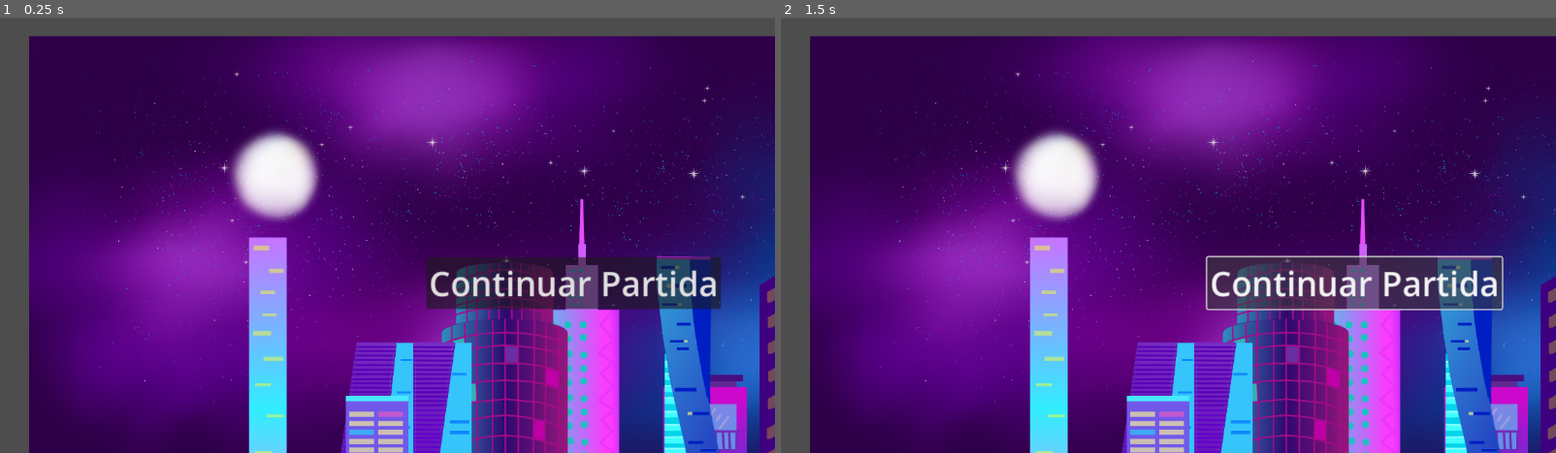
Above: before the commit, frames 1-2 (left to right).
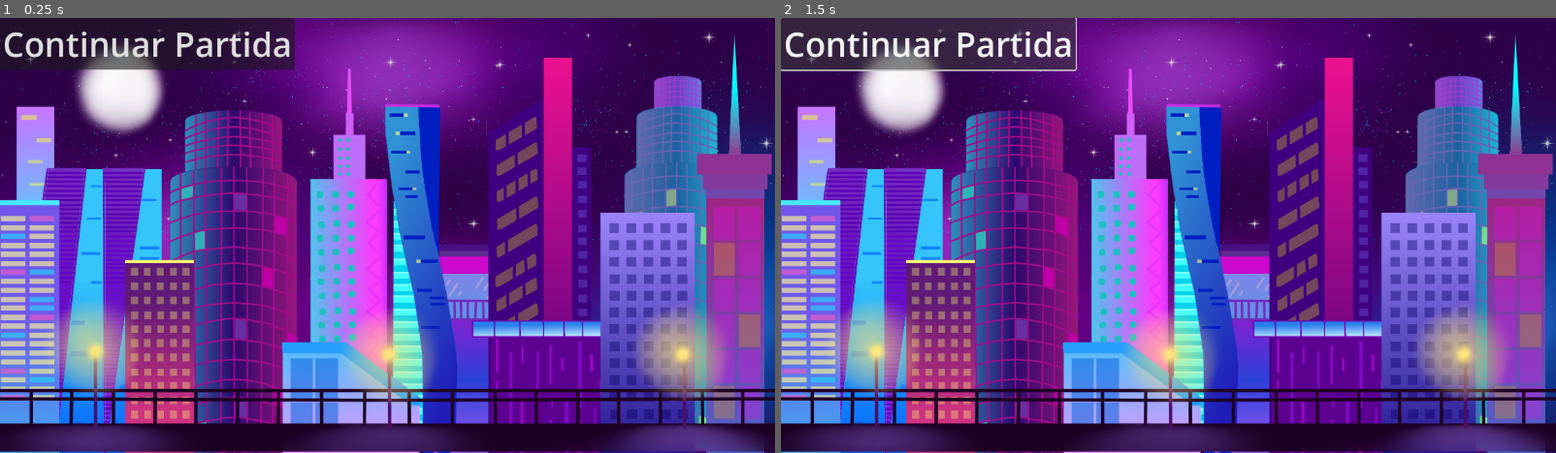
Above: after the commit, the same moments.

Repository: Florencia-Figueroa/Demo_MenuGame
Game: Godot game, scene res://Escenas Juegos/EscenaEscenario/camera_2d.tscn
The game is run twice, just before and just after one commit, with the same random seed, the same clock (stepped at 60 frames per second) and the same inputs. The project has no main scene, so this scene is started directly.
Inputs:
- Up to frame 1 (0.25 s): no input
- Up to frame 2 (1.5 s): click "Continuar Partida" at 0.5 s; click "Continuar Partida" at 1.25 s

The runs differ from the first frame. In frame 1, 83% of the frame differs, in the area x 0-100%, y 0-100%; in frame 2, 83%.

Commit message:
algunas conexiones en script

Diff:
--- a/demo_menu/Escenas Juegos/EscenaEscenario/camera_2d.tscn
+++ b/demo_menu/Escenas Juegos/EscenaEscenario/camera_2d.tscn
@@ -1,5 +1,6 @@
-[gd_scene load_steps=12 format=3 uid="uid://mromr2gyoifl"]
+[gd_scene load_steps=13 format=3 uid="uid://mromr2gyoifl"]
 
+[ext_resource type="Script" uid="uid://dy74xuhrpkir4" path="res://Escenas Juegos/EscenaEscenario/capa_0.gd" id="1_67uq1"]
 [ext_resource type="Texture2D" uid="uid://bsqyuvw064wy6" path="res://Orden de capas/(0) - Fondo_ColorPlano.png" id="1_ye73j"]
 [ext_resource type="Texture2D" uid="uid://dpi5bx23x4qnx" path="res://Orden de capas/(1) - Fondo_Estrellas.png" id="2_wv5v7"]
 [ext_resource type="Texture2D" uid="uid://dylneryxv7jn3" path="res://Orden de capas/(2) - Fondo_Estrellas.png" id="3_7do3u"]
@@ -15,6 +16,7 @@
 [node name="Camera2D" type="Camera2D"]
 
 [node name="capa 0" type="ParallaxBackground" parent="."]
+script = ExtResource("1_67uq1")
 
 [node name="Fondo" type="ParallaxLayer" parent="capa 0"]
 motion_scale = Vector2(0.1, 0.1)
--- /dev/null
+++ b/demo_menu/Escenas Juegos/EscenaEscenario/capa_0.gd
@@ -0,0 +1,32 @@
+extends ParallaxBackground
+
+@export var max_offset_x: float = 200.0 # Máximo desplazamiento horizontal permitido
+@export var max_offset_y: float = 100.0 # Máximo desplazamiento vertical permitido
+@export var smooth_speed: float = 5.0 # Velocidad de suavizado del movimiento
+
+var target_offset: Vector2 = Vector2.ZERO
+var current_offset: Vector2 = Vector2.ZERO
+
+func _ready():
+	# Asegúrate de que el ratón esté visible si lo necesitas, o invisible si es solo para parallax
+	Input.set_mouse_mode(Input.MOUSE_MODE_CAPTURED) # O Input.MOUSE_MODE_VISIBLE si quieres ver el cursor
+
+func _input(event):
+	if event is InputEventMouseMotion:
+		# Obtener la posición del mouse en coordenadas de la ventana
+		var mouse_pos = get_viewport().get_mouse_position()
+		var viewport_size = get_viewport().get_visible_rect().size
+
+		# Normalizar la posición del mouse a un rango de -1 a 1
+		# Esto nos da un valor que va de -1 (izquierda/arriba) a 1 (derecha/abajo)
+		var normalized_x = (mouse_pos.x / viewport_size.x) * 2.0 - 1.0
+		var normalized_y = (mouse_pos.y / viewport_size.y) * 2.0 - 1.0
+
+		# Calcular el offset deseado basado en la posición normalizada del mouse
+		target_offset.x = normalized_x * max_offset_x
+		target_offset.y = normalized_y * max_offset_y
+
+func _process(delta):
+	# Suavizar el movimiento del ParallaxBackground hacia el target_offset
+	current_offset = current_offset.lerp(target_offset, delta * smooth_speed)
+	scroll_offset = current_offset # Establece el offset del ParallaxBackground
--- a/demo_menu/ScripsMenu/ScriptMenu.gd
+++ b/demo_menu/ScripsMenu/ScriptMenu.gd
@@ -3,11 +3,11 @@
 
 #Funcion boton nuevo juego:
 func _on_bnuevo_juego_pressed() -> void:
-
+	get_tree().change_scene_to_file("res://Escenas Juegos/EscenaNuevoJuego/escena_nuevo_juego.tscn")
 
 #Funcion boton continuar partida:
 func _on_bcontinuar_partida_pressed() -> void:
-
+	get_tree().change_scene_to_file("res://Escenas Juegos/EscenaContinuarJuego/escena_continuar_juego.tscn")
 
 #Funcion boton exit:
 func _on_bexit_pressed() -> void:
@@ -16,3 +16,4 @@
 
 #Funcion boton settings
 func _on_bsettings_pressed() -> void:
+	get_tree().change_scene_to_file("res://Escenas Juegos/EscenasSettings/escena_settings.tscn")
Not shown, added: demo_menu/Escenas Juegos/EscenaEscenario/capa_0.gd.uid
